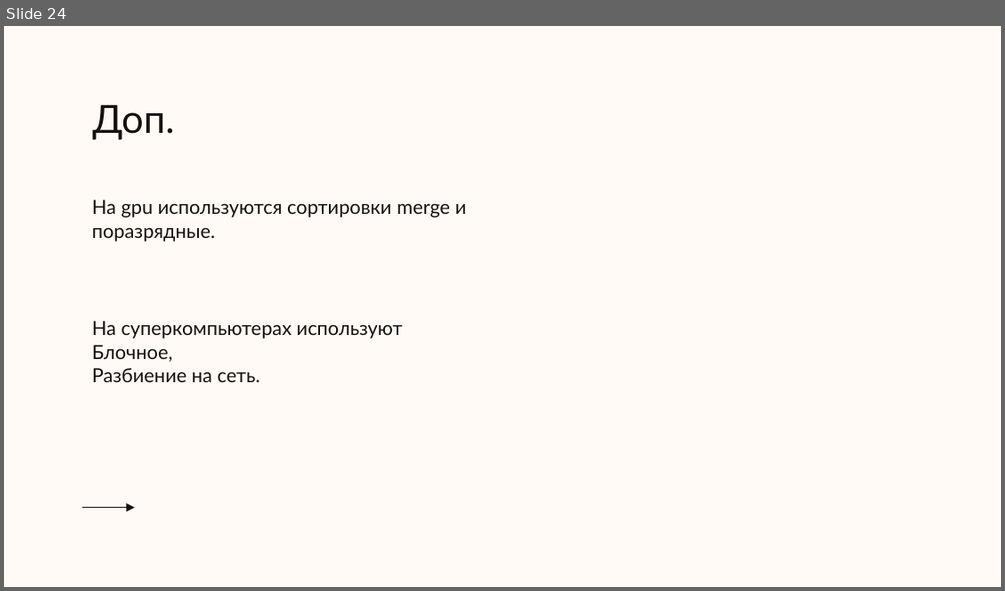
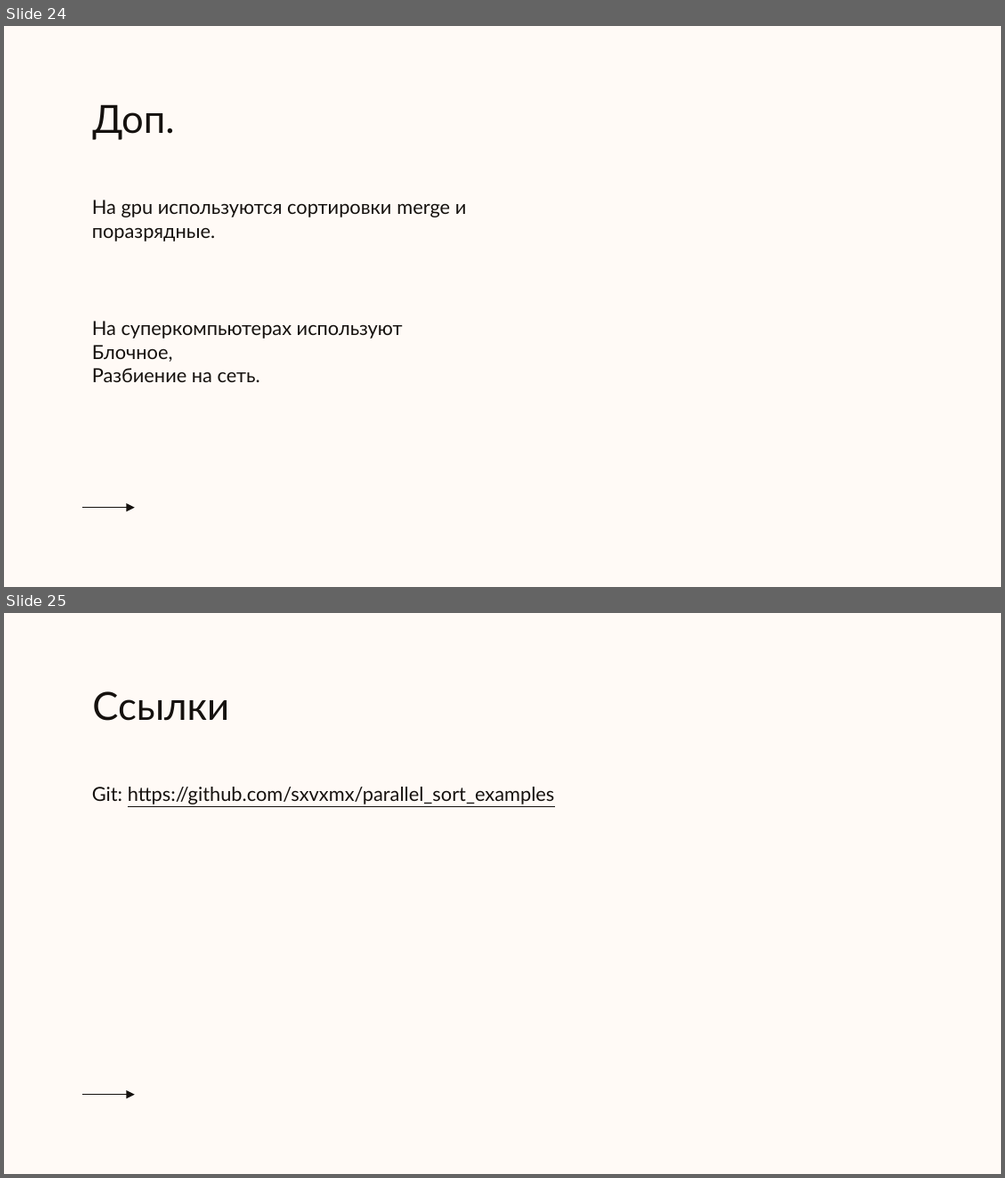
Before and after one commit to sxvxmx/parallel_sort_examples, a slide deck: sort.pptx. Shown one above the other, each under a label of ours: slide 24 before the commit, slides 24 and 25 after it. The pictures are 1005x591 and 1005x1178 pixels, drawn with LibreOffice and Linux fonts; fonts in the diff are those of the drawing; background and template pictures are left out. Boxes give left, top, right and bottom in pixels: in the first picture for what was removed or moved away, otherwise in the second. Text is boxed around its words. In the diff, an @@ line names an element or a change of style, - is before the commit and + after.

```diff
--- a/sort.pptx
+++ b/sort.pptx
@@ slide 25 added at bbox=[4, 613, 1001, 1174], background picture (left out) @@
@@ title added at bbox=[92, 691, 229, 721], 28 pt, text #15110E @@
+Ссылки
@@ subtitle added at bbox=[92, 787, 555, 804], 14 pt, text #15110E, underline @@
+Git: https://github.com/sxvxmx/parallel_sort_examples
@@ arrow added from (81, 1094) to (135, 1094), #15110E 0.75 pt @@
```
Also in this commit, not shown: 1 slide changed.
